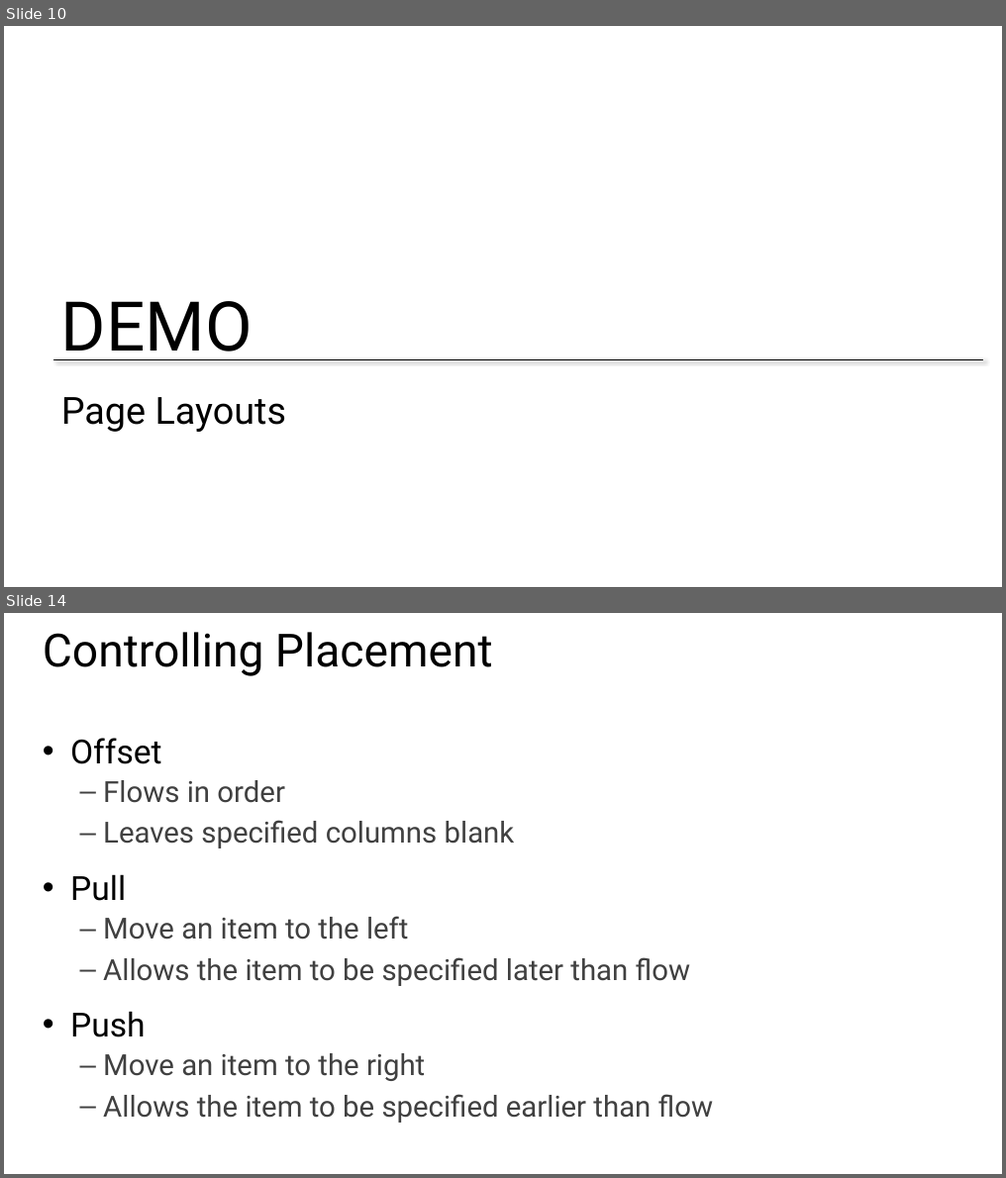
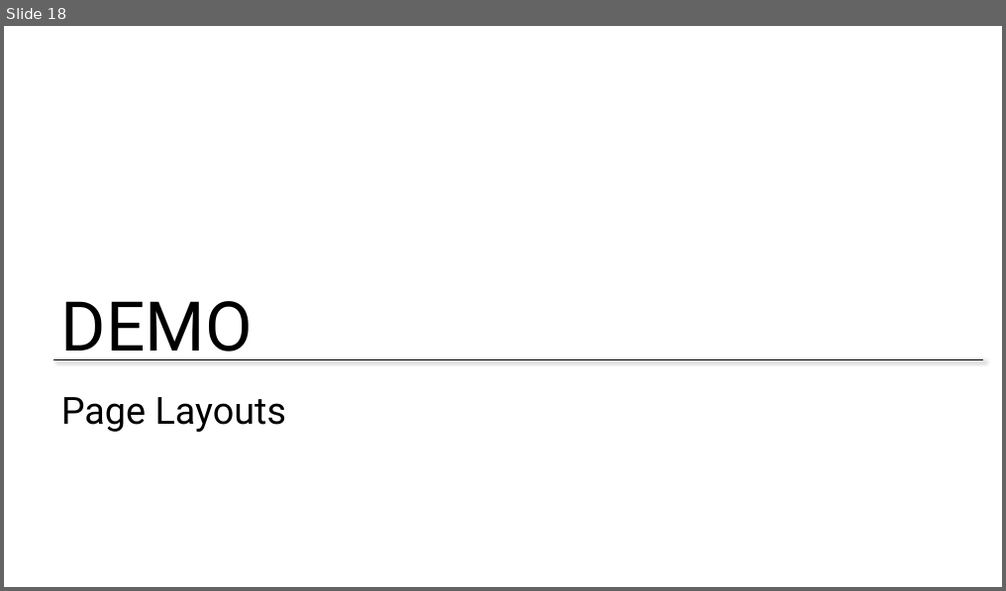
Before and after one commit to zmy/Bootstrap-edX, a slide deck: Slides/Week 1 - Part 2 - Page layout.pptx. Shown one above the other, each under a label of ours: slides 10 and 14 before the commit, slide 18 after it; the slides between them are not shown. The pictures are 1006x1178 and 1006x591 pixels, drawn with LibreOffice and Linux fonts; fonts in the diff are those of the drawing; background and template pictures are left out. Boxes give left, top, right and bottom in pixels: in the first picture for what was removed or moved away, otherwise in the second. Text is boxed around its words. In the diff, an @@ line names an element or a change of style, - is before the commit and + after.

```diff
--- a/Slides/Week 1 - Part 2 - Page layout.pptx
+++ b/Slides/Week 1 - Part 2 - Page layout.pptx
@@ slide 14 removed at <box>4,613,1002,1174</box>, background #FFFFFF @@
@@ title removed at <box>43,632,493,676</box> @@
-Controlling Placement
@@ text removed at <box>70,738,714,1123</box> @@
-• Offset
-  – Flows in order
-  – Leaves specified columns blank
-• Pull
-  – Move an item to the left
-  – Allows the item to be specified later than flow
-• Push
-  – Move an item to the right
-  – Allows the item to be specified earlier than flow
@@ what was slide 10 is now slide 18 @@
```
Also in this commit, not shown: 1 slide changed, 9 slides added, 6 other slides removed, 3 other files.
